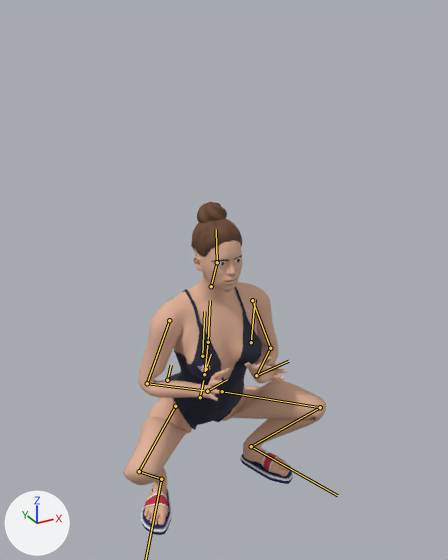
Before and after pictures for a commit that changed the glTF model models/swimmer-yoga.glb.
Camera for both pictures: a camera (50 mm lens) standing at (-0.94, -1.872, 1.834) and looking at (0.037, -0.095, 0.946). Every picture has the same lights, and +X, +Y and +Z are marked at lower left. The first picture is the older version. Both versions are drawn at frame 158 of the action 'Yoga_DeepSquat'; the numbers are the values there. The bones that bend it are drawn over the model as lines.

Names of what the first picture shows: 'Her'.
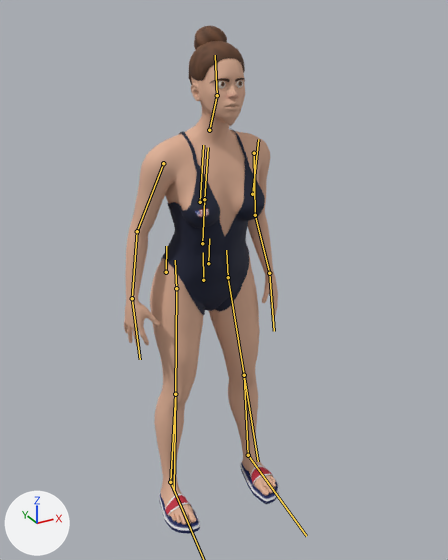
What differs and where, as boxes [x1, y1, x2, y2] in the pictures (448 x 560 px):
'Her', posed (24% narrower, 52% taller)
    before: [123, 202, 326, 535]
    after: [124, 26, 279, 534]
bone 'Hips', root to tip
    before: (200, 397) to (203, 380)
    after: (203, 280) to (203, 252)
bone 'Spine', root to tip
    before: (204, 374) to (208, 342)
    after: (202, 243) to (204, 199)
bone 'Chest', root to tip
    before: (208, 342) to (210, 300)
    after: (204, 199) to (208, 147)
bone 'Neck', root to tip
    before: (211, 286) to (217, 262)
    after: (209, 130) to (217, 95)
bone 'Head', root to tip
    before: (217, 262) to (216, 229)
    after: (217, 95) to (215, 55)
bone 'UpperArm.L', root to tip
    before: (252, 300) to (270, 348)
    after: (254, 153) to (255, 215)
bone 'LowerArm.L', root to tip
    before: (270, 348) to (256, 375)
    after: (255, 215) to (269, 272)
bone 'Hand.L', root to tip
    before: (256, 375) to (288, 361)
    after: (269, 273) to (274, 331)
bone 'UpperArm.R', root to tip
    before: (169, 320) to (147, 383)
    after: (163, 163) to (137, 231)
bone 'LowerArm.R', root to tip
    before: (147, 383) to (207, 391)
    after: (137, 231) to (132, 298)
bone 'Hand.R', root to tip
    before: (207, 391) to (227, 379)
    after: (132, 298) to (140, 359)
bone 'UpperLeg.L', root to tip
    before: (222, 391) to (320, 407)
    after: (228, 277) to (244, 375)
bone 'LowerLeg.L', root to tip
    before: (320, 407) to (251, 446)
    after: (244, 375) to (248, 455)
bone 'Foot.L', root to tip
    before: (251, 446) to (337, 495)
    after: (248, 455) to (306, 536)
bone 'UpperLeg.R', root to tip
    before: (175, 406) to (139, 471)
    after: (176, 288) to (175, 394)
bone 'LowerLeg.R', root to tip
    before: (139, 471) to (161, 479)
    after: (175, 394) to (170, 482)

The edits, one by one:
Bone 'Hips' (bone_hips) moves from (0.0, -0.534, -0.115) to (-0.007, 0.002, 0.001).
Bone 'Hips' (bone_hips) turns from (25, 0, 0) to (5, 1, 0) degrees about its own x, y and z.
Bone 'Spine' (bone_spine) turns from (-12, 0, 0) to (1, 1, 0) degrees about its own x, y and z.
Bone 'Chest' (bone_chest) turns from (-7, 0, 0) to (1, 1, 0) degrees about its own x, y and z.
Bone 'Neck' (bone_neck) turns from (-3, 0, 0) to (-6, 0, -2) degrees about its own x, y and z.
Bone 'Head' (bone_head) turns from (-3, 0, 0) to (-6, -3, 1) degrees about its own x, y and z.
Bone 'UpperArm.L' (bone_upperarm_l) turns from (-21, 40, 0) to (-15, 9, 26) degrees about its own x, y and z.
Bone 'LowerArm.L' (bone_lowerarm_l) turns from (-49, -22, -38) to (8, 8, 9) degrees about its own x, y and z.
Bone 'Hand.L' (bone_hand_l) turns from (-24, 27, -80) to (2, 14, -4) degrees about its own x, y and z.
Bone 'UpperArm.R' (bone_upperarm_r) turns from (-21, -40, 0) to (-11, -13, -23) degrees about its own x, y and z.
Bone 'LowerArm.R' (bone_lowerarm_r) turns from (-49, 22, 38) to (10, -6, -10) degrees about its own x, y and z.
Bone 'Hand.R' (bone_hand_r) turns from (-24, -27, 80) to (2, -6, -1) degrees about its own x, y and z.
Bone 'UpperLeg.L' (bone_upperleg_l) turns from (-111, -49, 10) to (-9, -12, 0) degrees about its own x, y and z.
Bone 'LowerLeg.L' (bone_lowerleg_l) turns from (129, -7, 3) to (1, 0, 0) degrees about its own x, y and z.
Bone 'Foot.L' (bone_foot_l) turns from (-44, 3, -2) to (2, 3, 10) degrees about its own x, y and z.
Bone 'UpperLeg.R' (bone_upperleg_r) turns from (-111, 49, -10) to (-7, 9, 0) degrees about its own x, y and z.
Bone 'LowerLeg.R' (bone_lowerleg_r) turns from (129, 7, -3) to (-1, 0, 0) degrees about its own x, y and z.
Bone 'Foot.R' (bone_foot_r) turns from (-44, -3, 2) to (0, -1, -7) degrees about its own x, y and z.
